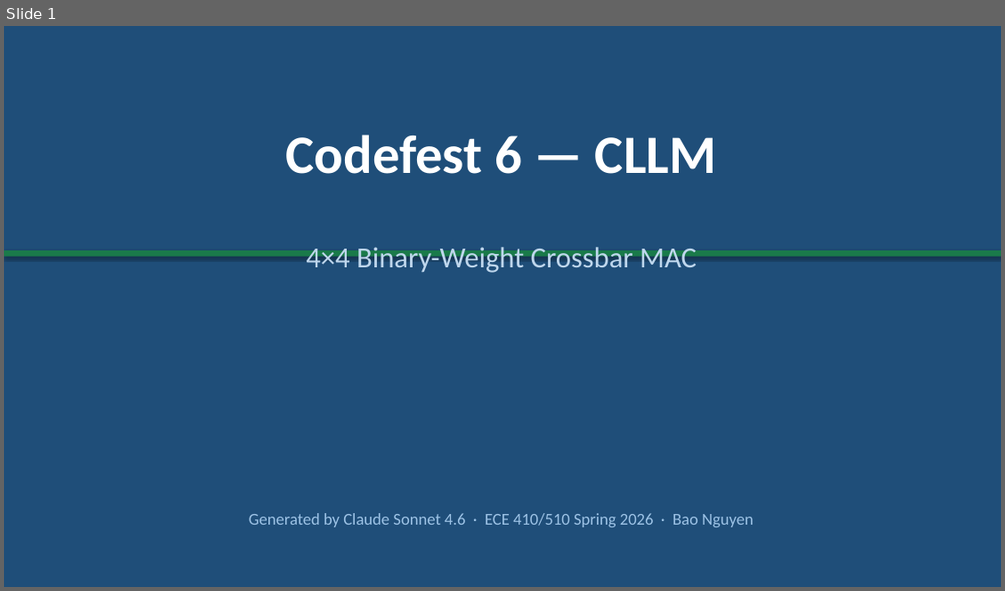
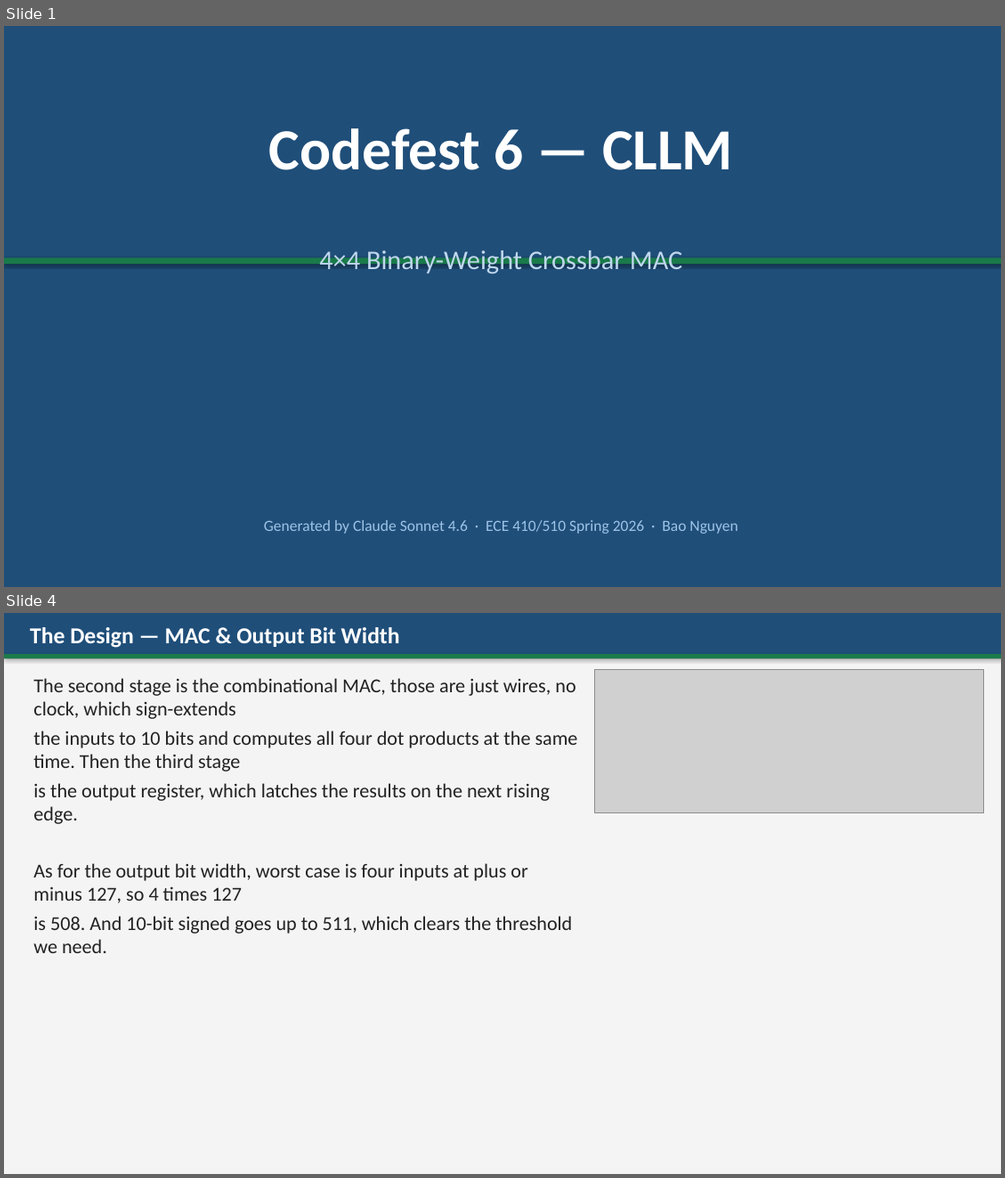
Before and after one commit to BaoPSU/ECE410-HW4AI, a slide deck: codefest/cf06/presentation/cf06_cllm_slides.pptx. Shown one above the other, each under a label of ours: slide 1 before the commit, slides 1 and 4 after it; the slides between them are not shown. The pictures are 1005x591 and 1005x1178 pixels, drawn with LibreOffice and Linux fonts; fonts in the diff are those of the drawing; grey boxes stand for pictures. Boxes give left, top, right and bottom in pixels: in the first picture for what was removed or moved away, otherwise in the second. Text is boxed around its words. In the diff, an @@ line names an element or a change of style, - is before the commit and + after.

```diff
--- a/codefest/cf06/presentation/cf06_cllm_slides.pptx
+++ b/codefest/cf06/presentation/cf06_cllm_slides.pptx
@@ slide 4 added at [4,613,1001,1174], background #FFFFFF @@
@@ rectangle added at [4,613,1001,1174], fill #F4F4F4 @@
@@ rectangle added at [4,613,1001,654], fill #1F4E79 @@
@@ text added at [30,627,400,648], 22 pt, text #FFFFFF, bold @@
+The Design — MAC & Output Bit Width
@@ rectangle added at [4,654,1001,658], fill #1A7A4A @@
@@ text added at [33,678,578,953], 19 pt, text #222222 @@
+The second stage is the combinational MAC, those are just wires, no clock, which sign-extends
+the inputs to 10 bits and computes all four dot products at the same time. Then the third stage
+is the output register, which latches the results on the next rising edge.
+As for the output bit width, worst case is four inputs at plus or minus 127, so 4 times 127
+is 508. And 10-bit signed goes up to 511, which clears the threshold we need.
@@ picture added at [595,669,984,812] @@
@@ slide 1 changed as well @@
@@ text "Codefest 6 — CLLM": place and size @@
-text "Codefest 6 — CLLM" at [286,135,716,174]
+text "Codefest 6 — CLLM" at [269,128,733,170]
@@ text "Codefest 6 — CLLM" at [269,128,733,170]: size 52 to 56 pt @@
@@ text "4×4 Binary-Weight Crossbar MAC" at [319,250,682,273]: size 28 to 26 pt @@
@@ rectangle: place and size @@
-rectangle at [4,250,1001,257]
+rectangle at [4,257,1001,264]
@@ text "Generated by Claude Sonnet 4.6 ...": place and size @@
-text "Generated by Claude Sonnet 4.6 ..." at [249,513,753,527]
+text "Generated by Claude Sonnet 4.6 ..." at [264,520,737,533]
@@ text "Generated by Claude Sonnet 4.6 ..." at [264,520,737,533]: size 16 to 15 pt @@
```
Also in this commit, not shown: 3 other slides changed, 2 other slides added, 4 slides removed, 1 other file.
